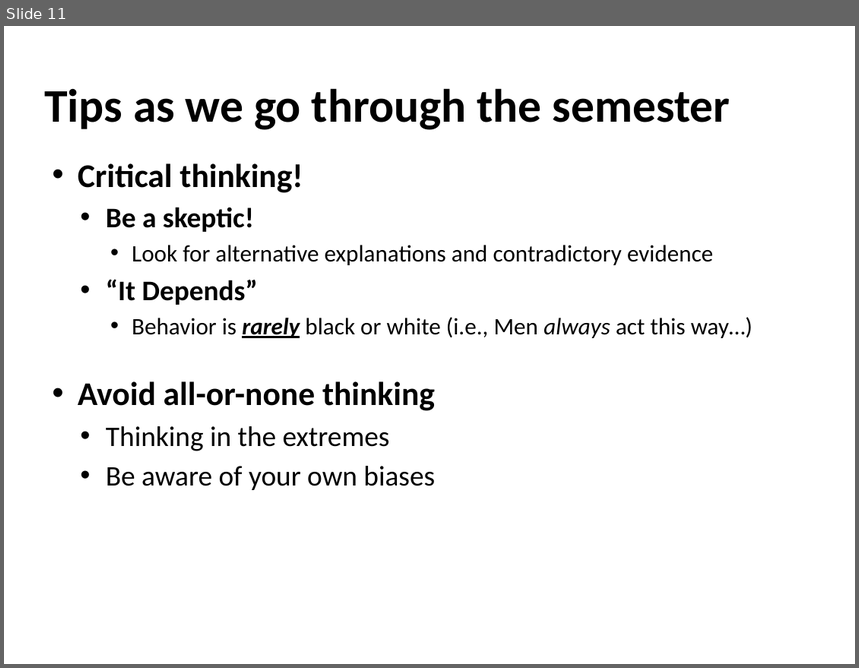
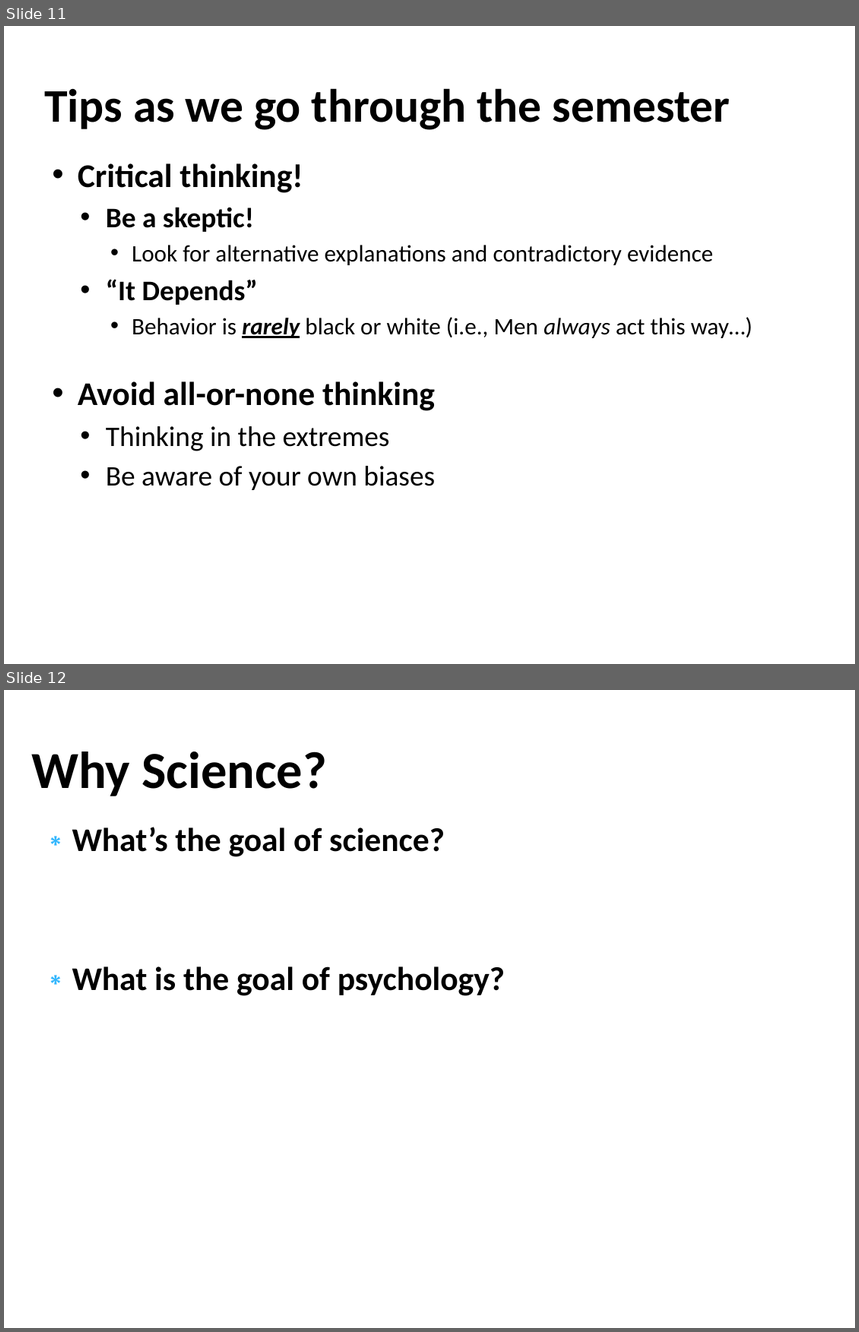
Before and after one commit to npm27/Teaching-Materials, a slide deck: Research Methods/Slides/0 First Day Info.pptx. Shown one above the other, each under a label of ours: slide 11 before the commit, slides 11 and 12 after it. The pictures are 859x668 and 859x1332 pixels, drawn with LibreOffice and Linux fonts; fonts in the diff are those of the drawing. Boxes give left, top, right and bottom in pixels: in the first picture for what was removed or moved away, otherwise in the second. Text is boxed around its words. In the diff, an @@ line names an element or a change of style, - is before the commit and + after.

```diff
--- a/Research Methods/Slides/0 First Day Info.pptx
+++ b/Research Methods/Slides/0 First Day Info.pptx
@@ slide 12 added at box(4, 690, 855, 1328), background #FFFFFF @@
@@ title added at box(31, 752, 327, 796), 44 pt, text #000000, bold @@
+Why Science?
@@ text added at box(72, 827, 505, 996), 28 pt, text #000000, bold @@
+∗ What’s the goal of science?
+∗ What is the goal of psychology?
```
Also in this commit, not shown: 1 other slide added.
